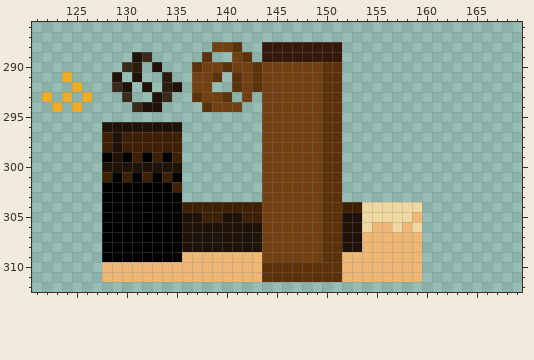
One commit to this pixel-art file: assets/tileset.ase. That is the earlier state.
256x512 pixels, 1 frame. Pixels under 10% opacity are left out. Colours within 5 levels of each other are drawn and written as one. Shown: x 121..169, y 286..312. The commit also changed other parts of the picture, which this record leaves out.
After:
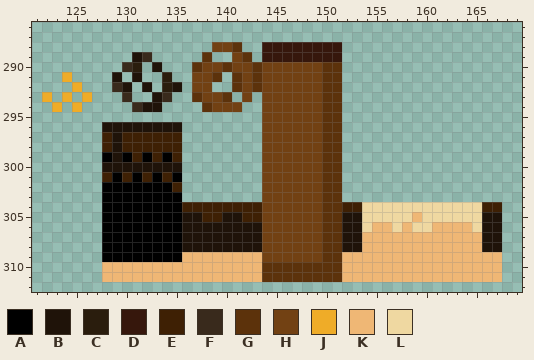
Palette (. is transparent): A #000000  B #1f1309  C #2a1d0d  D #36170c  E #3e2004  F #392a1c  G #5c320b  H #724113  J #efac28  K #efb775  L #efd8a1
Edits made:
Layer "Details":
There is now colour B in rows 305 to 308 at x 166 to 167.
There is now colour E in row 304 at x 166 to 167.
There is now colour K in row 306 at x 161 to 164; in rows 307 to 308 at x 160 to 165; in rows 309 to 311 at x 160 to 167.
There is now colour L in rows 304 to 305 at x 160 to 165; in row 306 at x 160 and 165.
Pixel boxes of the changes (left, top, right, bottom) in both pictures:
added: (422, 202, 502, 282)
